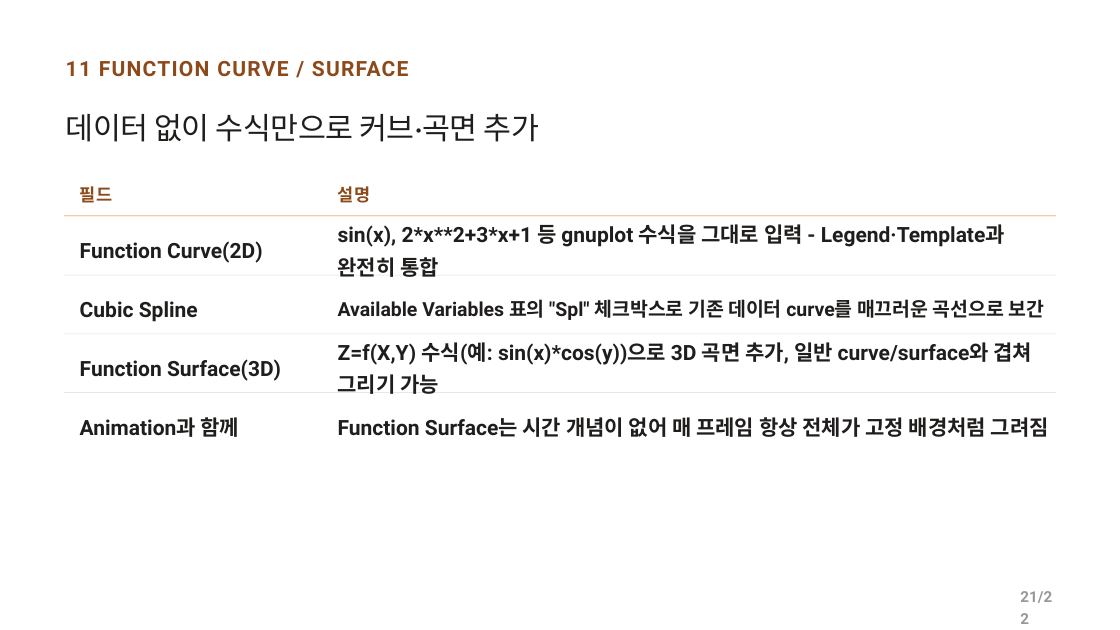
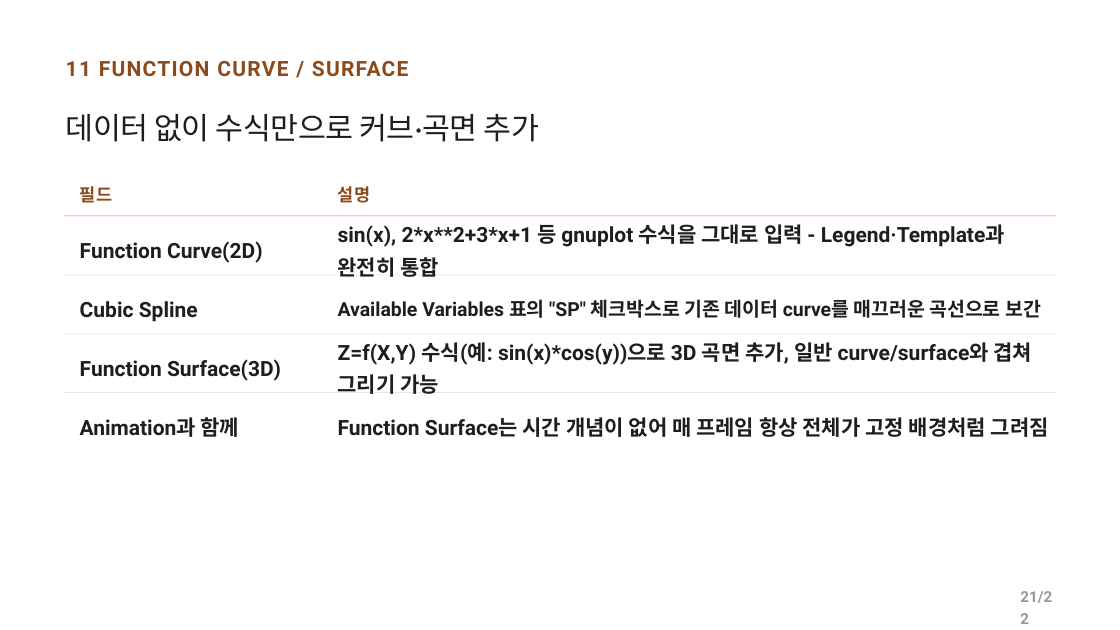
Before and after one commit to CWKIM113/CathPlot_Pub, a slide deck: slide 21 of CathPlot_발표.pptx. Drawn at 1120x630 pixels with LibreOffice and Linux fonts; fonts in the diff are those of the drawing. Boxes give left, top, right and bottom in pixels: in the first picture for what was removed or moved away, otherwise in the second. Text is boxed around its words. In the diff, an @@ line names an element or a change of style, - is before the commit and + after.

```diff
--- a/CathPlot_발표.pptx
+++ b/CathPlot_발표.pptx
@@ text at (x1=338, y1=299, x2=1041, y2=318): text changed @@
-Available Variables 표의 "Spl" 체크박스로 기존 데이터 curve를 매끄러운 곡선으로 보간
+Available Variables 표의 "SP" 체크박스로 기존 데이터 curve를 매끄러운 곡선으로 보간
```
Also in this commit, not shown: 2 other slides changed, 3 other files.
